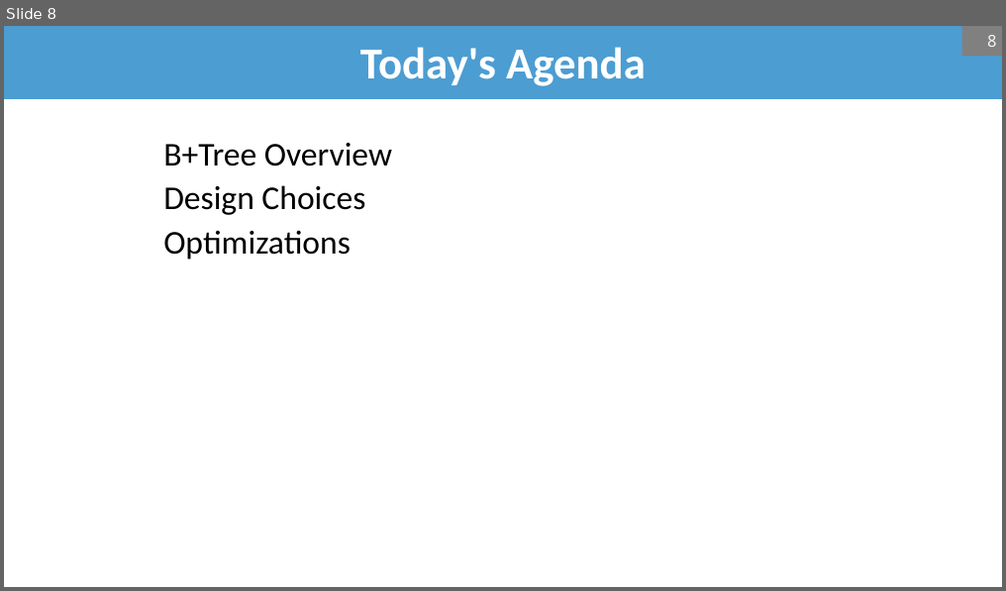
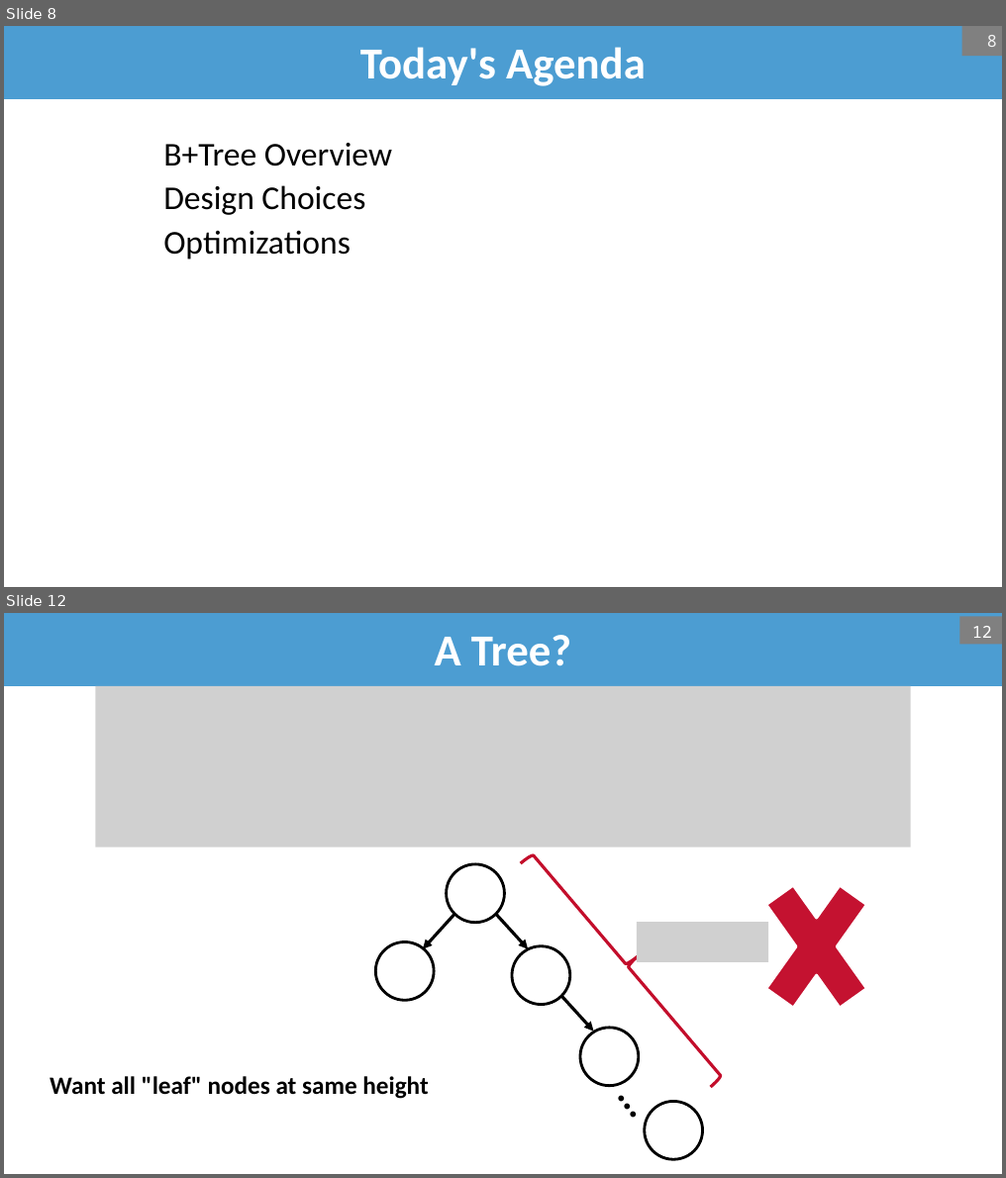
Before and after one commit to bsb20/bsb20.github.io, a slide deck: docs/421_f26/lectures/L7.pptx. Shown one above the other, each under a label of ours: slide 8 before the commit, slides 8 and 12 after it; the slides between them are not shown. The pictures are 1006x591 and 1006x1178 pixels, drawn with LibreOffice and Linux fonts; fonts in the diff are those of the drawing; grey boxes stand for pictures; background and template pictures are left out. Boxes give left, top, right and bottom in pixels: in the first picture for what was removed or moved away, otherwise in the second. Text is boxed around its words. In the diff, an @@ line names an element or a change of style, - is before the commit and + after.

Commit message:
COMP 421: post L7 slides (b plus tree)

```diff
--- a/docs/421_f26/lectures/L7.pptx
+++ b/docs/421_f26/lectures/L7.pptx
@@ slide 12 added at bbox=[4, 613, 1002, 1174], background #FFFFFF @@
@@ title added at bbox=[4, 613, 1002, 686], fill #4C9DD2, 32 pt, text #FFFFFF, bold @@
+A Tree?
@@ page number added at bbox=[960, 616, 1002, 644], fill #808080, 12 pt, text #FFFFFF @@
+12
@@ picture added at bbox=[96, 686, 911, 848] @@
@@ left brace added at bbox=[520, 844, 734, 1086], outline #C40D2C 2.25 pt @@
@@ cross added at bbox=[746, 848, 887, 1046], fill #C41230, outline #FFFFFF 2 pt @@
@@ ellipse added at bbox=[447, 864, 504, 922], fill #FFFFFF, outline #000000 2 pt @@
@@ arrow added from (455, 914) to (423, 950), #000000 2.25 pt @@
@@ arrow added from (496, 914) to (528, 950), #000000 2.25 pt @@
@@ picture added at bbox=[637, 922, 768, 962] @@
@@ ellipse added at bbox=[375, 943, 433, 1000], fill #FFFFFF, outline #000000 2 pt @@
@@ ellipse added at bbox=[512, 947, 570, 1004], fill #FFFFFF, outline #000000 2 pt @@
@@ arrow added from (561, 996) to (594, 1031), #000000 2.25 pt @@
@@ ellipse added at bbox=[580, 1028, 638, 1086], fill #FFFFFF, outline #000000 2 pt @@
@@ text added at bbox=[50, 1076, 428, 1099], 18 pt, text #000000, bold @@
+Want all "leaf" nodes at same height
@@ text added at bbox=[600, 1061, 691, 1156], 28 pt, text #000000, bold @@
+...
@@ ellipse added at bbox=[645, 1102, 703, 1159], fill #FFFFFF, outline #000000 2 pt @@
```
Also in this commit, not shown: 5 slides changed, 5 other slides added, 1 other file.
